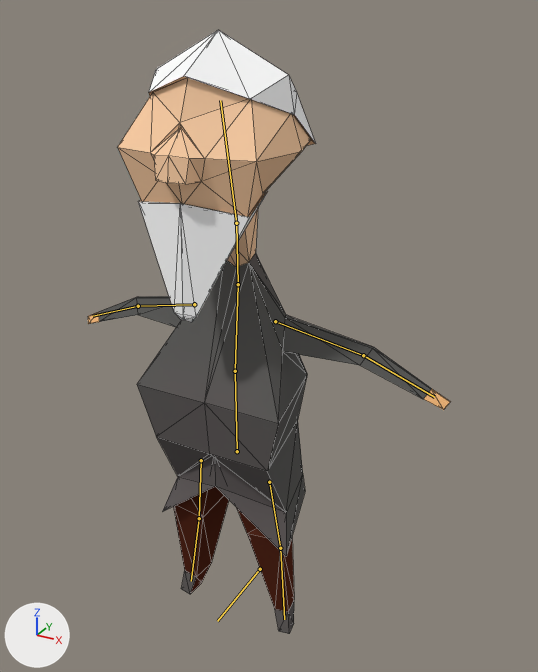
The Blender file The Overcoat/Assets/Models(blend)/Karakterler/armature1.blend as it was, and as the next commit left it.
Both versions are drawn from a 50 mm lens placed at (1.089, -1.715, 1.944), pointed at (0.038, 0.196, 0.989). Arrows for +X, +Y and +Z are at lower left; the lights stay in place. The bones that bend it are drawn over the model as lines. Mesh edges are drawn as thin lines.
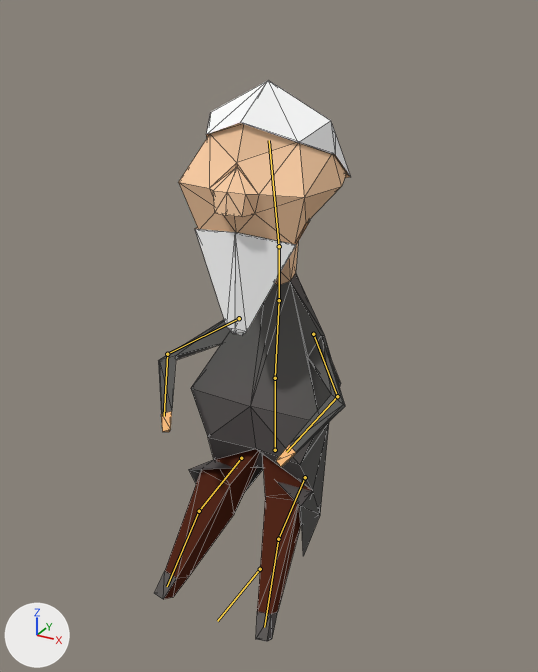
The newer file adds an action. The first version stands in its rest pose; the second is drawn at frame 22 of the action 'Sit'.

The change in detail:
Bone 'Torso' (bone_torso) moves from (0.0, 0.0, 0.0) to (0.0, -0.209, -0.393).
Bone 'HandIK.R' (bone_handik_r) moves from (0.0, 0.0, 0.0) to (-0.17, -0.392, -0.558).
Bone 'FootIK.R' (bone_footik_r) moves from (0.0, 0.0, 0.0) to (0.0, 0.211, 0.134).
Bone 'LegIK.R' (bone_legik_r) moves from (0.0, 0.0, 0.0) to (-0.055, -1.921, 0.023).
Bone 'HandIK.L' (bone_handik_l) moves from (0.0, 0.0, 0.0) to (0.17, -0.392, -0.558).
Bone 'FootIK.L' (bone_footik_l) moves from (0.0, 0.0, 0.0) to (0.0, 0.211, 0.134).
Bone 'LegIK.L' (bone_legik_l) moves from (0.0, 0.0, 0.0) to (-0.02, -1.921, 0.056).

Location of each change, [x1, y1, x2, y2] in pixels of the pictures (538 x 672 px):
'Cube.000', posed (46% narrower, 7% shorter): before [88, 30, 450, 634]; after [154, 80, 350, 642]
bone 'Torso', root to tip: before (237, 451) to (235, 371); after (275, 450) to (275, 378)
